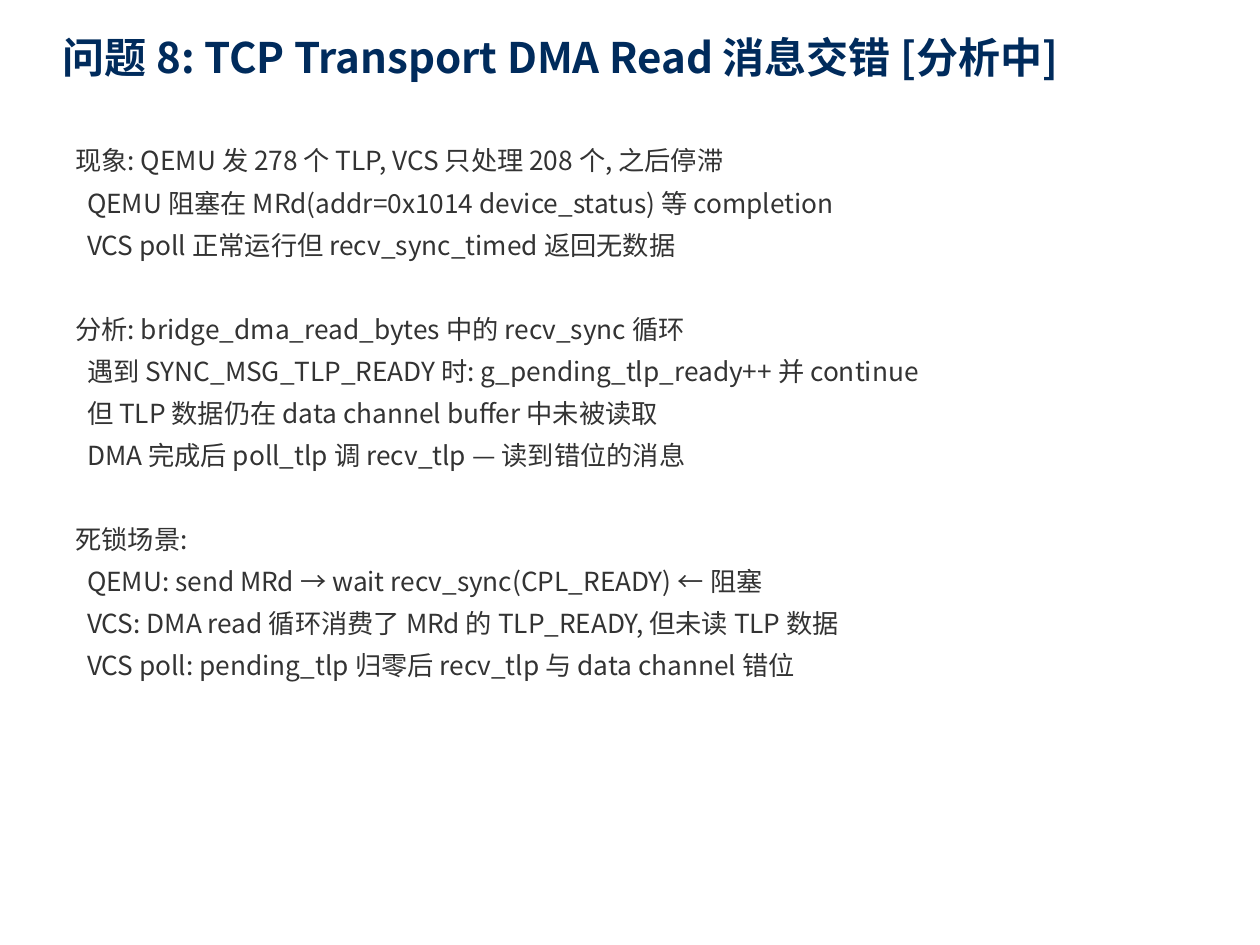
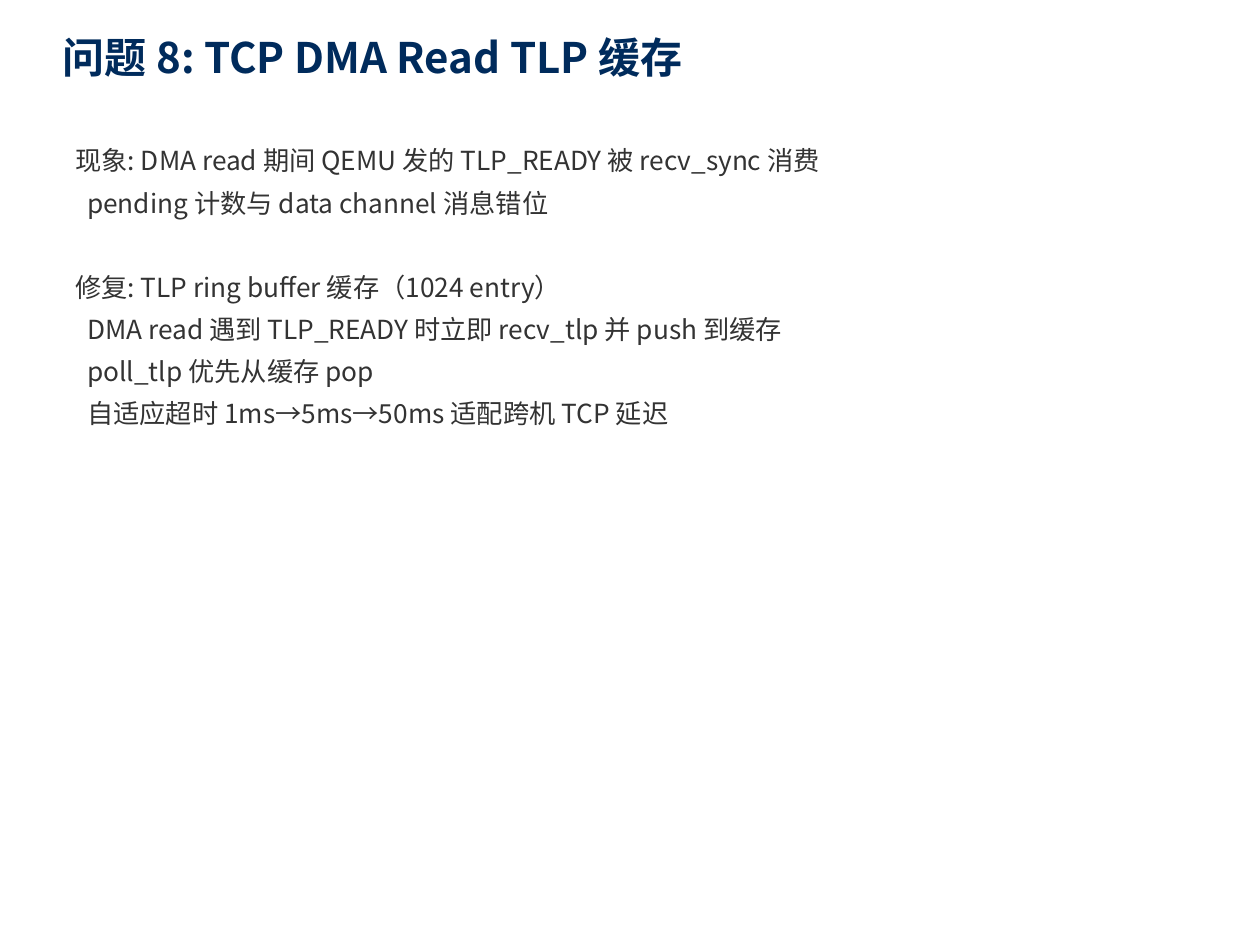
Before and after one commit to Beihang-yuting/QEMU_VCS, a slide deck: slide 7 of docs/cosim_issue_report.pptx. Drawn at 1260x945 pixels with LibreOffice and Linux fonts; fonts in the diff are those of the drawing. Boxes give left, top, right and bottom in pixels: in the first picture for what was removed or moved away, otherwise in the second. Text is boxed around its words. In the diff, an @@ line names an element or a change of style, - is before the commit and + after.

Commit message:
chore: 文档整理 + 问题报告 PPT 更新
- 将根目录 5 个 pptx/docx 移到 docs/ 目录
- 更新问题排查报告 PPT:
  - 新增问题 #9(NOTIFY冻结仿真) #10(_nb协议错位) #11(DMA write顺序)
  - 全部 11 个问题标记为已修复
  - 验证结果表更新为最新数据（33000+ TLP, 双向数据面打通）
  - 新增"数据面打通"结论 slide

```diff
--- a/docs/cosim_issue_report.pptx
+++ b/docs/cosim_issue_report.pptx
@@ text at <box>63,37,682,77</box>: text changed @@
-问题 8: TCP Transport DMA Read 消息交错 [分析中]
+问题 8: TCP DMA Read TLP 缓存
@@ text at <box>75,148,819,425</box>: text changed @@
-现象: QEMU 发 278 个 TLP, VCS 只处理 208 个, 之后停滞
-QEMU 阻塞在 MRd(addr=0x1014 device_status) 等 completion
-VCS poll 正常运行但 recv_sync_timed 返回无数据
-分析: bridge_dma_read_bytes 中的 recv_sync 循环
-遇到 SYNC_MSG_TLP_READY 时: g_pending_tlp_ready++ 并 continue
-但 TLP 数据仍在 data channel buffer 中未被读取
-DMA 完成后 poll_tlp 调 recv_tlp — 读到错位的消息
-死锁场景:
-QEMU: send MRd → wait recv_sync(CPL_READY) ← 阻塞
-VCS: DMA read 循环消费了 MRd 的 TLP_READY, 但未读 TLP 数据
-VCS poll: pending_tlp 归零后 recv_tlp 与 data channel 错位
+现象: DMA read 期间 QEMU 发的 TLP_READY 被 recv_sync 消费
+pending 计数与 data channel 消息错位
+修复: TLP ring buffer 缓存（1024 entry）
+DMA read 遇到 TLP_READY 时立即 recv_tlp 并 push 到缓存
+poll_tlp 优先从缓存 pop
+自适应超时 1ms→5ms→50ms 适配跨机 TCP 延迟
```
Also in this commit, not shown: 3 other slides changed, 4 slides added, 1 slide removed, 9 other files.
